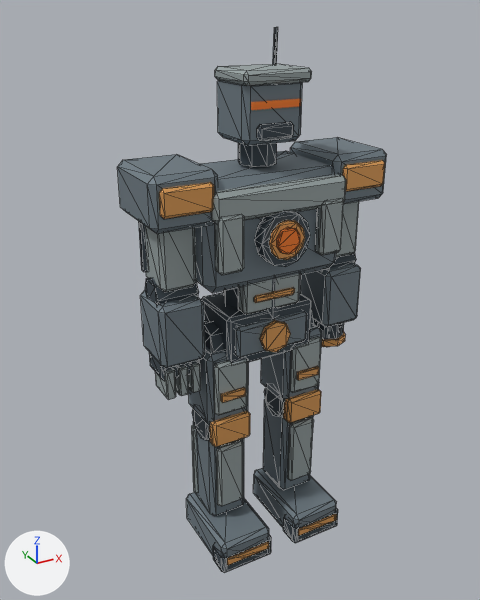
Two versions of the glTF model dist/city-assets/siege-walker.glb, one commit apart.
One viewpoint serves both versions: a camera (50 mm lens) standing at (-12.3, -21.04, 21.63) and looking at (-0.57, 0.28, 10.97). The lights are fixed; the arrows at lower left show +X, +Y and +Z. The picture after the commit comes second. Mesh edges are drawn as thin lines on the coarser meshes.

The first picture shows 'chest', 'foot_l', 'foot_r', 'forearm_l', 'forearm_r', 'head', 'pelvis', 'shin_l', 'shin_r', 'thigh_l', 'upperarm_l', 'upperarm_r' and 4 more.
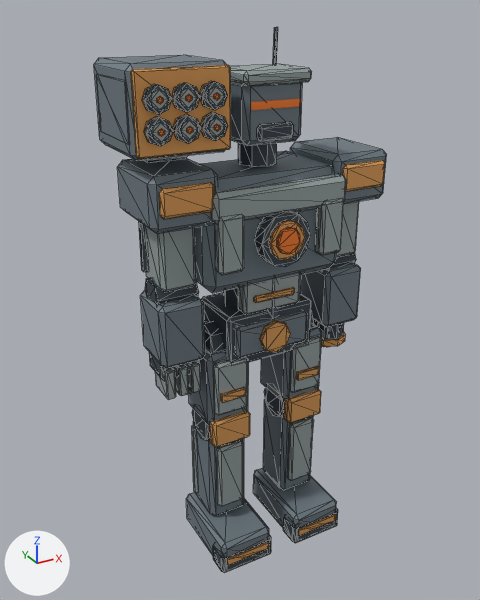
Diff of the bpy script that builds the scene:
```diff
--- a/dist/city-assets/siege-walker.glb.py
+++ b/dist/city-assets/siege-walker.glb.py
@@ me_cube_052 @@
+me_cube_052.from_pydata(...)  # 384 vertices, 676 faces; spans x -5.32..-1.87, y -2.06..1.85, z 16.9..20.12
+me_cube_052.materials.append(mat_walker_painted_alloy)
@@ ob_rocket_pod @@
+ob_rocket_pod = bpy.data.objects.new('rocket_pod', me_cube_052)
+ob_rocket_pod.location = (0.0, 0.0, 0.0)
```

What differs and where, as boxes [x1, y1, x2, y2] in the pictures (480 x 600 px):
'rocket_pod', added: after [94, 55, 231, 163]
